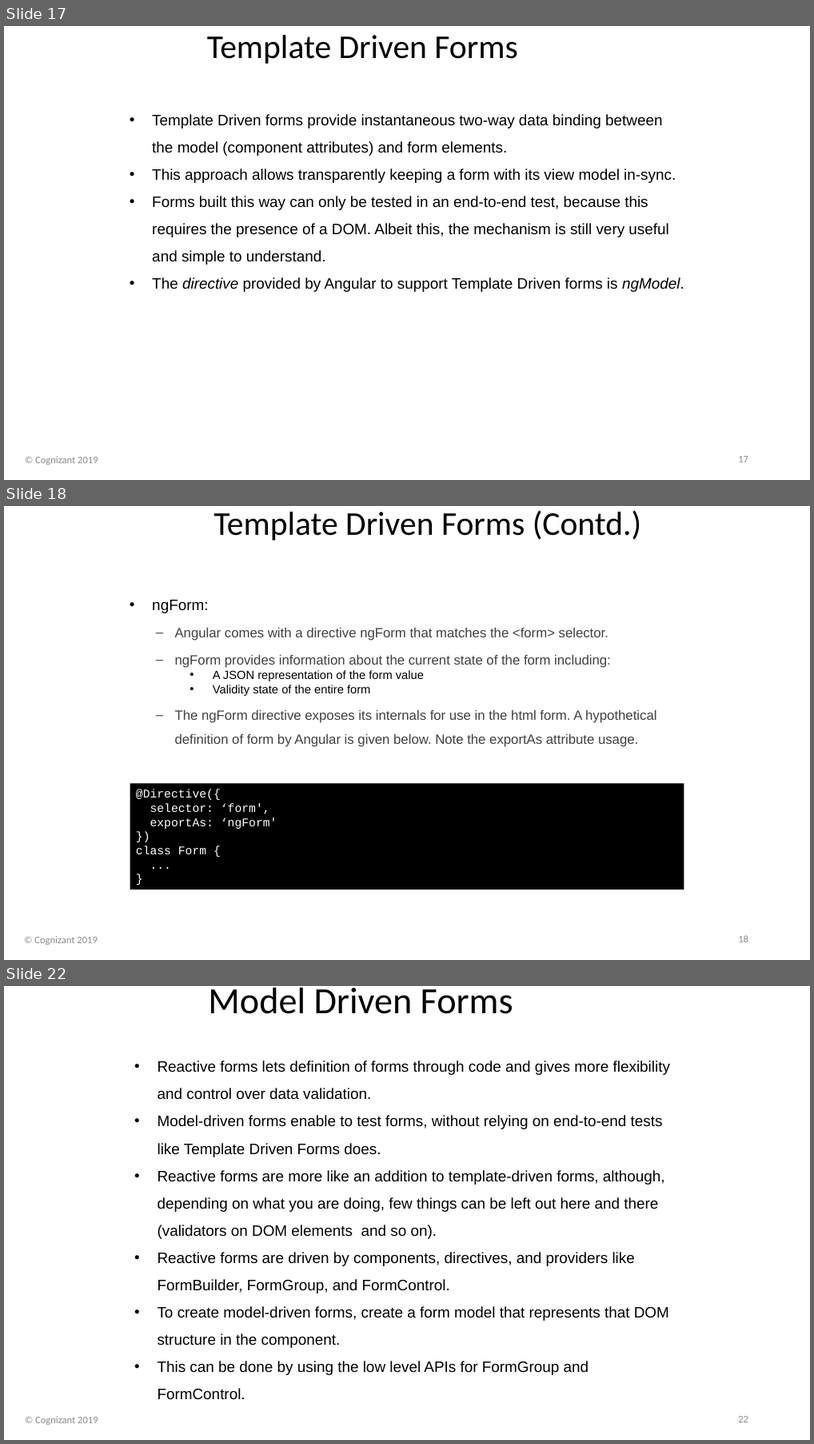
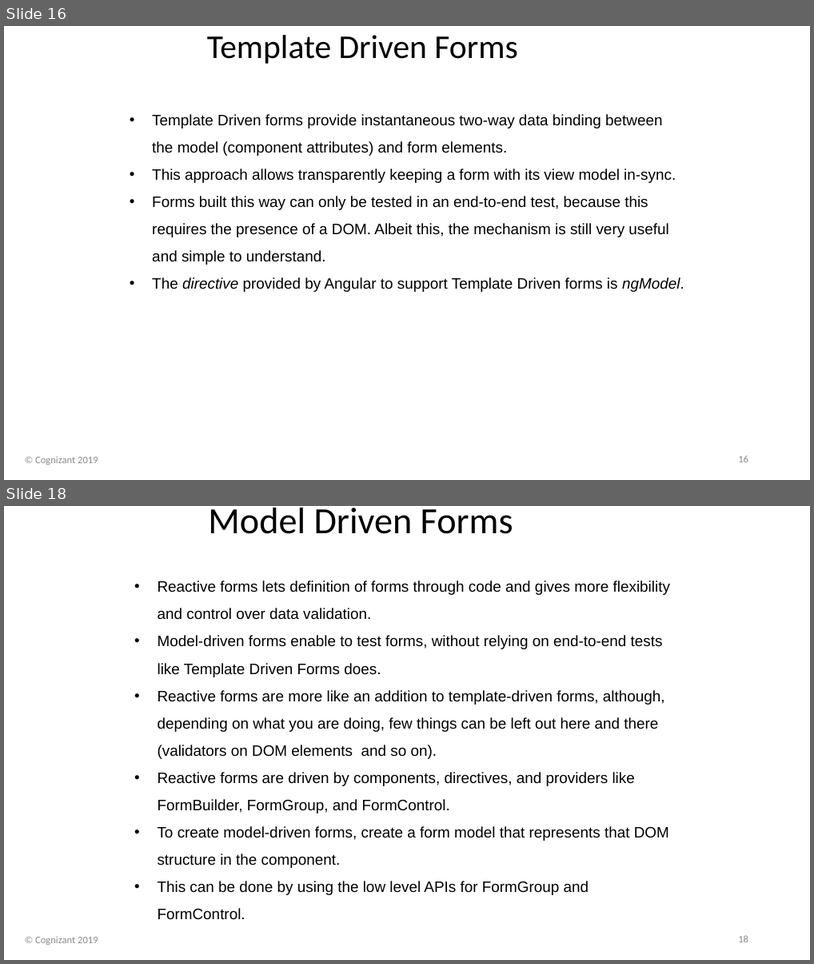
Before and after one commit to davembrownx/PowerPoint-Decks, a slide deck: Angular 8 Day 5 HttpClient, Observables, and Forms.pptx. Shown one above the other, each under a label of ours: slides 17, 18 and 22 before the commit, slides 16 and 18 after it; the slides between them are not shown. The pictures are 814x1444 and 814x964 pixels, drawn with LibreOffice and Linux fonts; fonts in the diff are those of the drawing; background and template pictures are left out. Boxes give left, top, right and bottom in pixels: in the first picture for what was removed or moved away, otherwise in the second. Text is boxed around its words. In the diff, an @@ line names an element or a change of style, - is before the commit and + after.

```diff
--- a/Angular 8 Day 5 HttpClient, Observables, and Forms.pptx
+++ b/Angular 8 Day 5 HttpClient, Observables, and Forms.pptx
@@ slide 18 removed at (x1=4, y1=506, x2=810, y2=960), background picture (left out) @@
@@ title removed at (x1=214, y1=510, x2=642, y2=540) @@
-Template Driven Forms (Contd.)
@@ text removed at (x1=152, y1=600, x2=657, y2=747) @@
-• ngForm:
-  – Angular comes with a directive ngForm that matches the <form> selector.
-  – ngForm provides information about the current state of the form including:
-    • A JSON representation of the form value
-    • Validity state of the entire form
-  – The ngForm directive exposes its internals for use in the html form. A hypothetical definition of form by Angular is given below. Note the exportAs attribute usage.
@@ rectangle removed at (x1=130, y1=783, x2=685, y2=889) @@
-@Directive({
-selector: ‘form',
-exportAs: ‘ngForm'
-})
-class Form {
-...
-}
@@ text removed at (x1=34, y1=936, x2=98, y2=944) @@
-© Cognizant 2019
@@ page number removed at (x1=738, y1=935, x2=749, y2=942) @@
-18
@@ what was slide 17 is now slide 16 @@
@@ page number at (x1=738, y1=455, x2=749, y2=462): text changed @@
-17
+16
@@ what was slide 22 is now slide 18 @@
@@ page number at (x1=738, y1=935, x2=749, y2=942): text changed @@
-22
+18
```
Also in this commit, not shown: 1 slide changed, 3 other slides removed.
